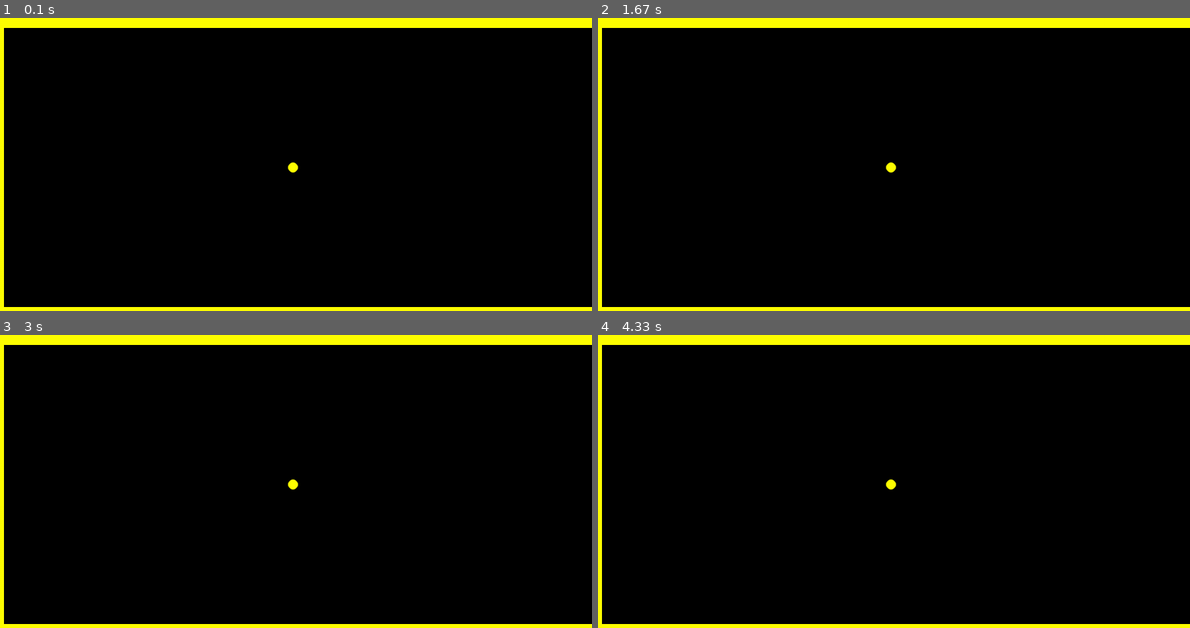
Above: before the commit, frames 1-4 (two rows, left to right).
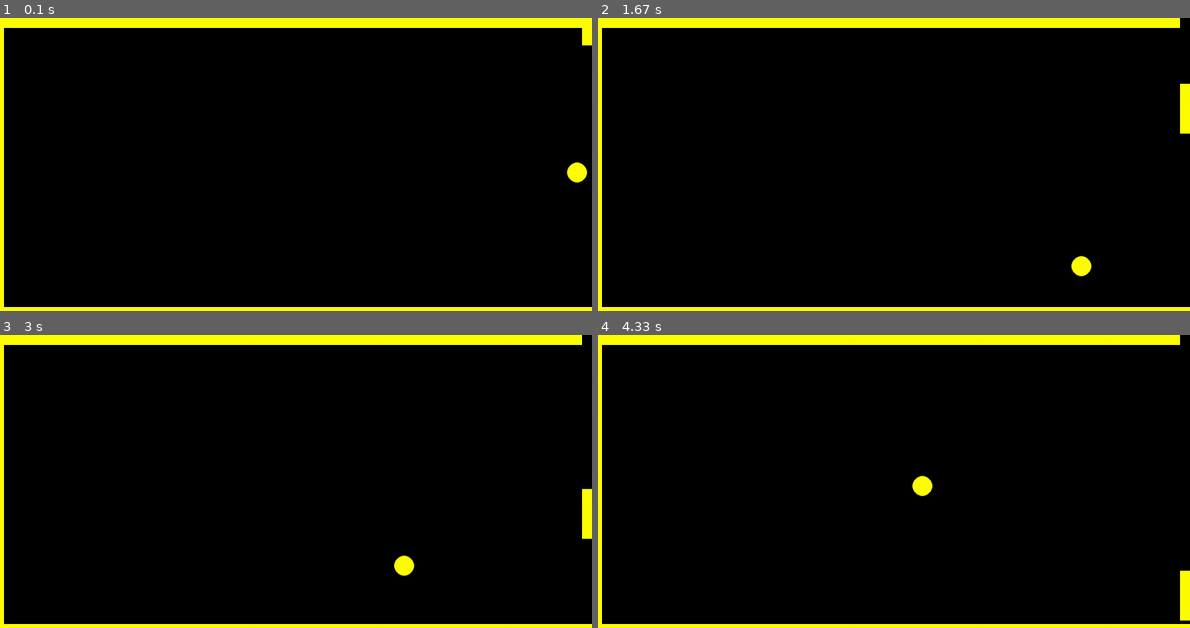
Above: after the commit, the same moments.

Repository: AnthonyTaylor/PyPong
Game: pygame game, started from PyGame.py
The game is run twice, just before and just after one commit, with the same random seed, the same clock (stepped at 60 frames per second) and the same inputs.
Inputs (mouse positions are in pixels of both pictures, inside the frame that each line leads up to):
- Up to frame 1 (0.1 s): no input
- Up to frame 2 (1.67 s): click (888, 167) at 0.38 s; click (947, 231) at 0.72 s; click (1107, 272) at 1.05 s; click (751, 108) at 1.38 s
- Up to frame 3 (3 s): click (290, 519) at 1.72 s; click (207, 422) at 2.05 s; click (503, 563) at 2.38 s; click (100, 513) at 2.72 s
- Up to frame 4 (4.33 s): click (716, 425) at 3.05 s; click (751, 537) at 3.38 s; click (1107, 551) at 3.72 s; click (710, 595) at 4.05 s

The runs differ from the first frame. In frame 1, 0.3% of the frame differs, in the area x 48-100%, y 3-57%; in frame 2, 0.6%; in frame 3, 0.6%, in the area x 48-100%, y 0-83%; in frame 4, 0.6%.

Commit message:
Adding ball and paddle movement

Diff:
--- a/PyGame.py
+++ b/PyGame.py
@@ -5,37 +5,93 @@
 HEIGHT = 600
 BORDER = 20
 fg_colour = pygame.Color("yellow")
-paddle_height = 50
-paddle_width = 10
-paddle_padding = 20
-ball_radius = 10
+bg_colour = pygame.Color("black")
+
+VELOCITY = 1
+FRAMERATE = 400
 
 # Draw scenario
 pygame.init()
 
 screen = pygame.display.set_mode((WIDTH,HEIGHT)) # set window size
 
+
+class Ball:
+    radius = 20
+    def __init__(self, x,y, vx, vy):
+        self.x = x
+        self.y = y
+        self.vx = vx
+        self.vy = vy
+
+    def show(self, colour):
+        global screen
+        pygame.draw.circle(screen, colour, (self.x, self.y), self.radius)
+
+    def update(self):
+        global bg_colour, fg_colour
+
+        new_x = self.x + self.vx
+        new_y = self.y + self.vy
+
+        if new_x < BORDER + self.radius:
+            self.vx = -self.vx
+        elif new_y < BORDER + self.radius or new_y > HEIGHT-BORDER-self.radius:
+            self.vy = -self.vy
+        else:
+            self.show(bg_colour)
+            self.x += self.vx
+            self.y += self.vy
+            self.show(fg_colour)
+
+
+class Paddle:
+    WIDTH = 20
+    HEIGHT = 100
+
+    def __init__(self, y):
+        self.y = y
+
+    def show(self, colour):
+        global screen
+        paddle_padding = 20
+
+        pygame.draw.rect(screen, colour, pygame.Rect(
+            (WIDTH - self.WIDTH, self.y-self.HEIGHT//2),
+            (self.WIDTH, self.HEIGHT)))
+
+    def update(self):
+        self.show(bg_colour)
+        self.y = pygame.mouse.get_pos()[1]
+        self.show(fg_colour)
+
+
+# Create objects
+ball_play = Ball(WIDTH - Ball.radius, HEIGHT//2, -VELOCITY, VELOCITY)
+paddle_play = Paddle(HEIGHT // 2)
+
 # position borders
 pygame.draw.rect(screen, fg_colour, pygame.Rect((0,0),(WIDTH,BORDER)))
 pygame.draw.rect(screen, fg_colour, pygame.Rect((0,HEIGHT - BORDER),(WIDTH,HEIGHT)))
 pygame.draw.rect(screen, fg_colour, pygame.Rect((0,0),(BORDER,HEIGHT)))
 
-# position paddle
-pygame.draw.rect(screen, fg_colour, pygame.Rect(
-    (WIDTH - paddle_width - paddle_padding, (HEIGHT / 2) - (paddle_height / 2)),
-    (paddle_width - paddle_padding, paddle_height)))
 
+ball_play.show(fg_colour)
+paddle_play.show(fg_colour)
 
-# position ball
-pygame.draw.circle(screen, fg_colour, ((int(WIDTH / 2)),(int(HEIGHT / 2))), ball_radius)
-
-# draw to screen
-pygame.display.flip()
+clock = pygame.time.Clock()
 
 # on close x being pressed break out and close the game
 while True:
     e = pygame.event.poll()
     if e.type == pygame.QUIT:
         break
+    clock.tick(FRAMERATE)
+
+    # draw to screen
+    pygame.display.flip()
+
+    ball_play.update()
+    paddle_play.update()
 
 pygame.quit()
